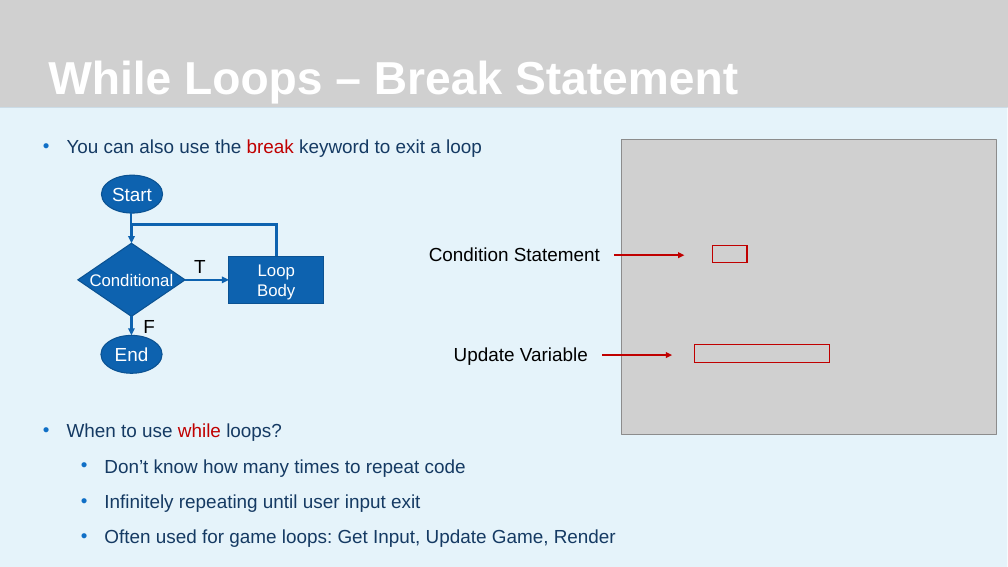
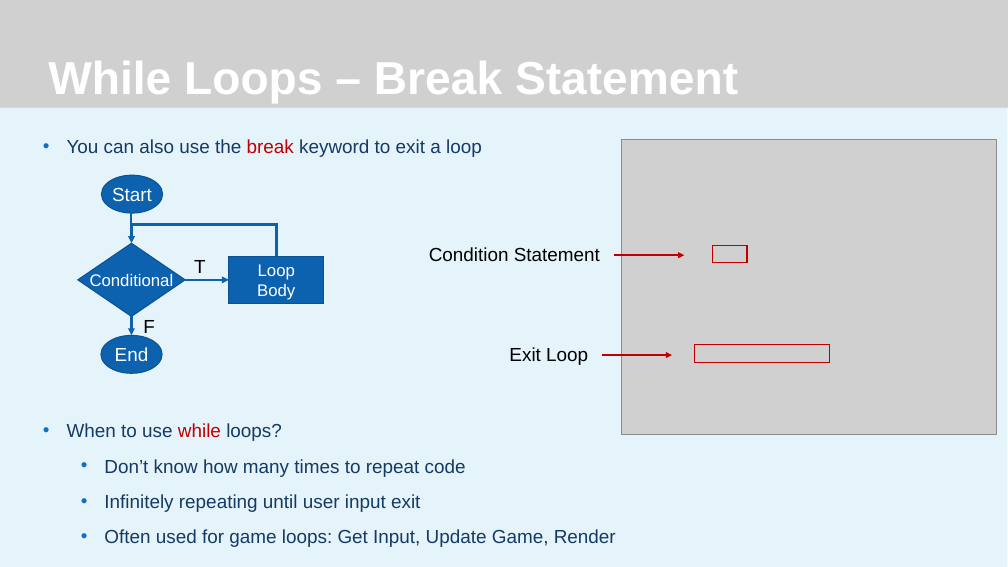
Before and after one commit to JeremyBYU/LoopIt, a slide deck: slide 6 of Lecture/LoopIt.pptx. Drawn at 1008x567 pixels with LibreOffice and Linux fonts; fonts in the diff are those of the drawing; grey boxes stand for pictures; background and template pictures are left out. Boxes give left, top, right and bottom in pixels: in the first picture for what was removed or moved away, otherwise in the second. Text is boxed around its words. In the diff, an @@ line names an element or a change of style, - is before the commit and + after.

```diff
--- a/Lecture/LoopIt.pptx
+++ b/Lecture/LoopIt.pptx
@@ text at [509,347,588,365]: text changed @@
-Update Variable
+Exit Loop
```
Also in this commit, not shown: 9 other slides changed, 2 slides added.
